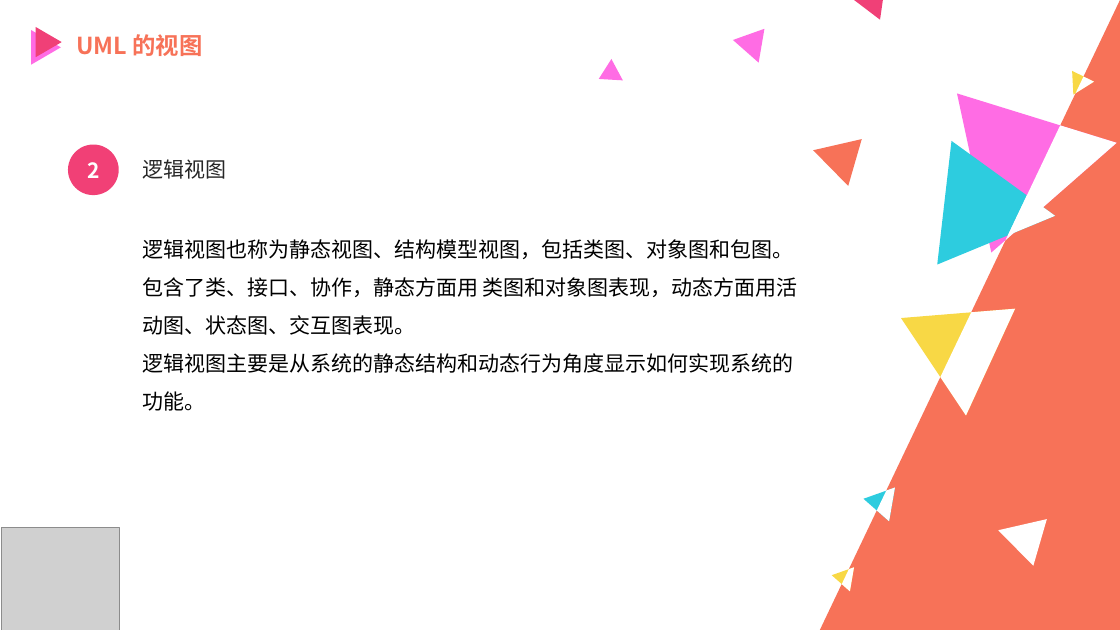
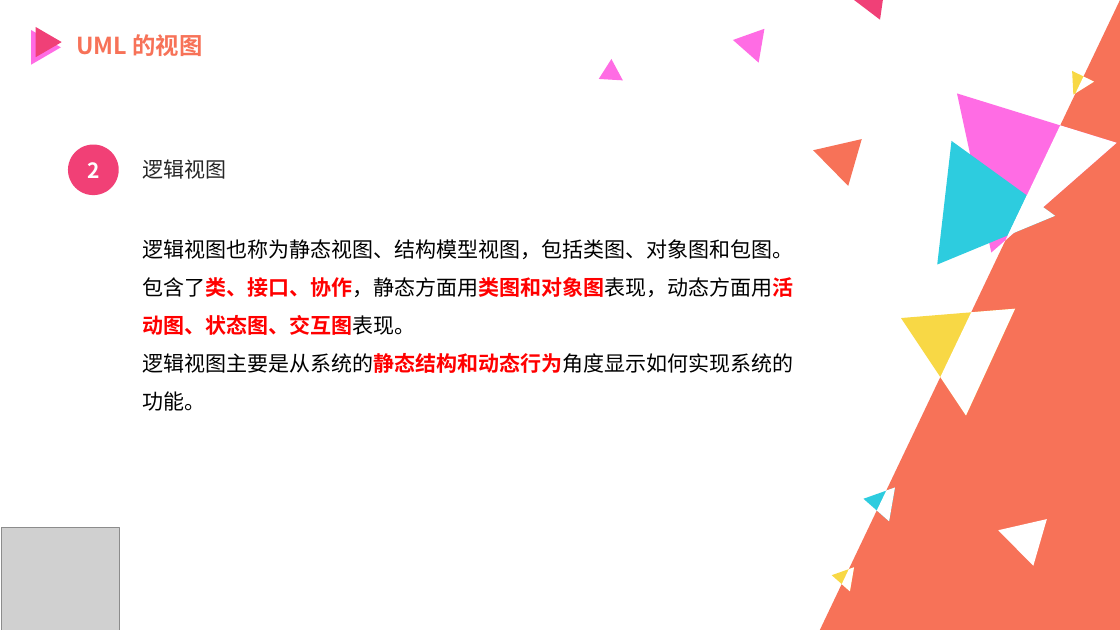
Before and after one commit to MrBlackry/SE-Education-Assistant-System, a slide deck: slide 28 of 非受控文档/陈铭阳/PRD2018-G12-UML概述PPT.pptx. Drawn at 1120x630 pixels with LibreOffice and Linux fonts; fonts in the diff are those of the drawing; grey boxes stand for pictures. Boxes give left, top, right and bottom in pixels: in the first picture for what was removed or moved away, otherwise in the second. Text is boxed around its words. In the diff, an @@ line names an element or a change of style, - is before the commit and + after.

```diff
--- a/非受控文档/陈铭阳/PRD2018-G12-UML概述PPT.pptx
+++ b/非受控文档/陈铭阳/PRD2018-G12-UML概述PPT.pptx
@@ text at box(142, 239, 793, 335): spaces changed @@
-逻辑视图也称为静态视图、结构模型视图，包括类图、对象图和包图。包含了类、接口、协作，静态方面用 类图和对象图表现，动态方面用活动图、状态图、交互图表现。
+逻辑视图也称为静态视图、结构模型视图，包括类图、对象图和包图。包含了类、接口、协作，静态方面用类图和对象图表现，动态方面用活动图、状态图、交互图表现。
@@ text at box(142, 353, 793, 411): text colour #000000 to #FF0000, bold on in "逻辑视图主要是从系统的静态结构和动态行为角度显示如何实现系统的功能。" @@
```
Also in this commit, not shown: 31 other slides changed.
